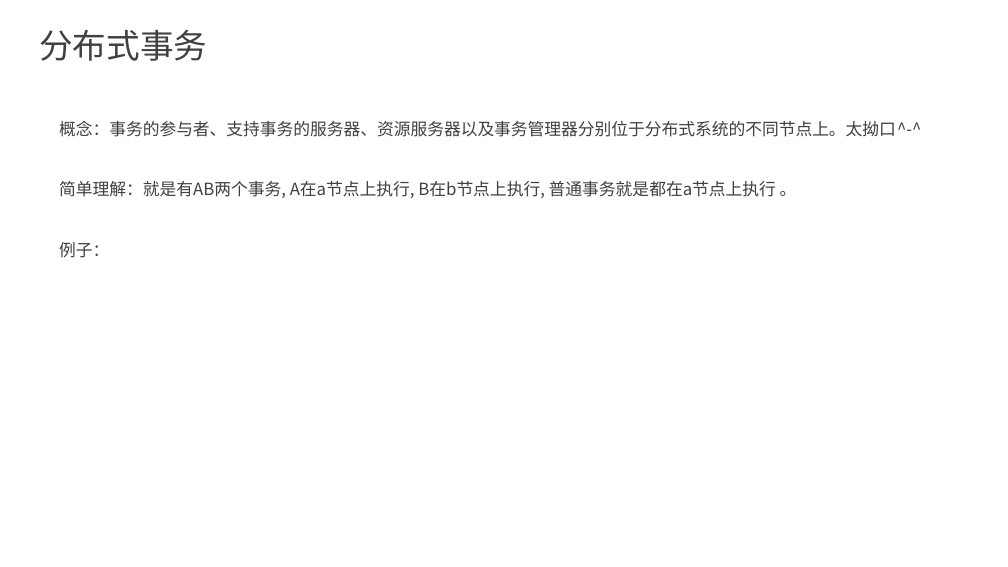
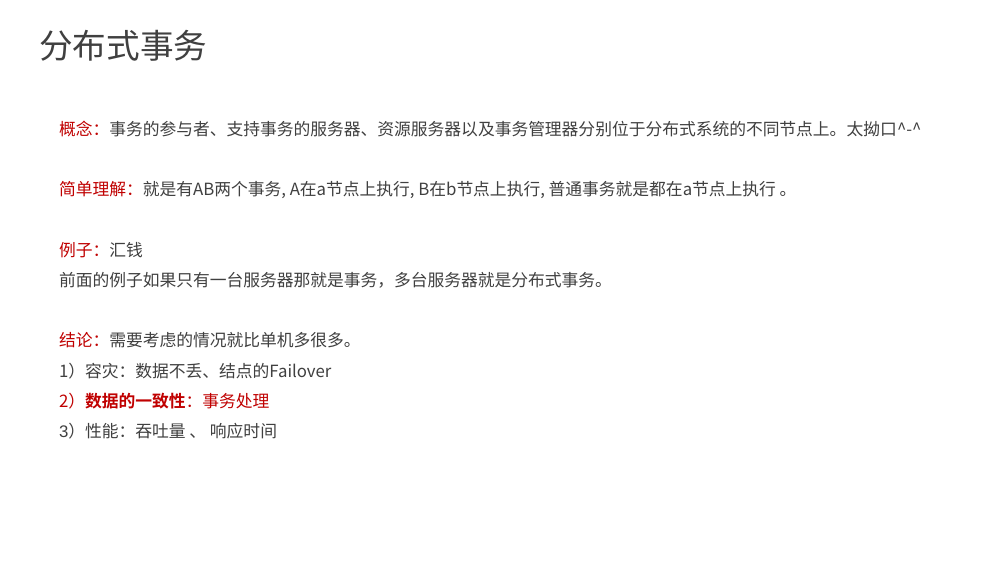
Before and after one commit to anancds/bigdata_ppts, a slide deck: slide 37 of bigdata/大数据.pptx (slide 38 before the commit). Drawn at 1008x567 pixels with LibreOffice and Linux fonts; fonts in the diff are those of the drawing. Boxes give left, top, right and bottom in pixels: in the first picture for what was removed or moved away, otherwise in the second. Text is boxed around its words. In the diff, an @@ line names an element or a change of style, - is before the commit and + after.

```diff
--- a/bigdata/大数据.pptx
+++ b/bigdata/大数据.pptx
@@ text at (59,121,921,198): text colour #404040 to #C00000 in "概念：事务的参与者、支持事务的服务器、资源服务器以及事务管理器分别位于分布式系统的不同节点上。太拗口^-^", "简单理解：就是有AB两个事务," @@
@@ text at (59,242,612,439): text changed @@
-例子：
+例子：汇钱
+前面的例子如果只有一台服务器那就是事务，多台服务器就是分布式事务。
+结论：需要考虑的情况就比单机多很多。
+1）容灾：数据不丢、结点的Failover
+2）数据的一致性：事务处理
+3）性能：吞吐量 、 响应时间
```
Also in this commit, not shown: 18 other slides changed, 16 slides added, 4 slides removed.
